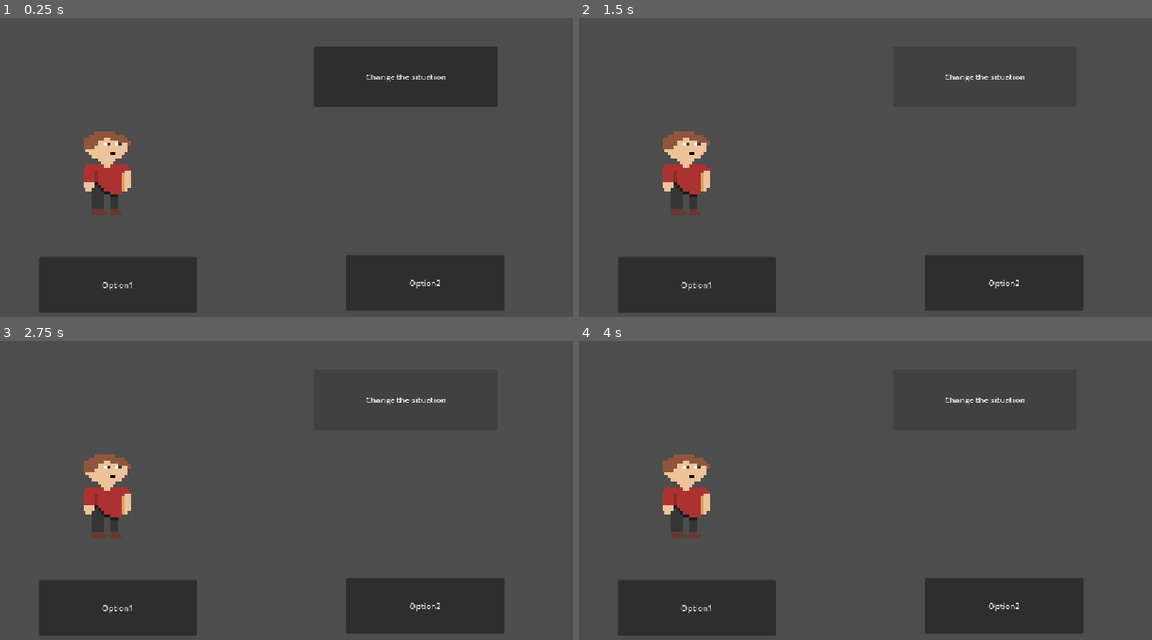
Above: before the commit, frames 1-4 (two rows, left to right).
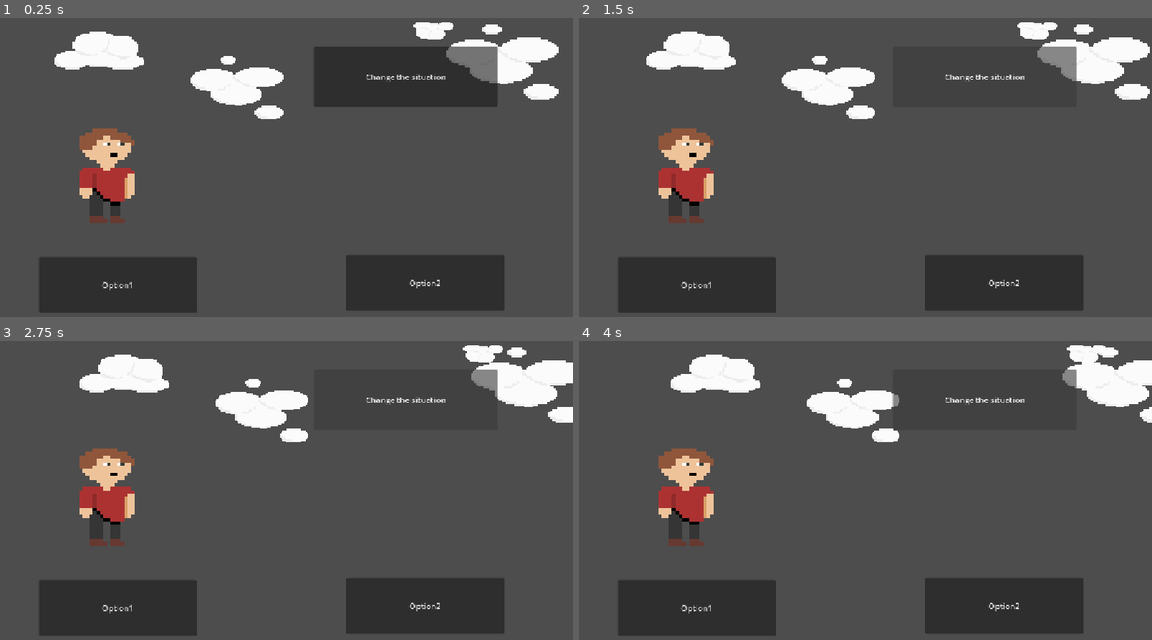
Above: after the commit, the same moments.

Repository: 1want-to-know/the-cult-game
Game: Godot game, scene res://scenes/the_game.tscn
Two runs of this game, one before a commit and one after it. Both use one fixed random seed, a clock stepped at 60 frames per second and the inputs below.
Inputs:
- Up to frame 1 (0.25 s): no input
- Up to frame 2 (1.5 s): click "Change the situation" at 0.5 s; click "Change the situation" at 1.25 s
- Up to frame 3 (2.75 s): click "Change the situation" at 2 s
- Up to frame 4 (4 s): no input

The runs differ from the first frame. In frame 1, 6.9% of the frame differs, in the area x 9-98%, y 1-69%; in frame 2, 6.9%, in the area x 11-100%, y 1-69%; in frame 3, 6.7%; in frame 4, 6.4%.

Commit message:
Added some music, paralax of clouds

Diff:
--- a/characters/main_character.tscn
+++ b/characters/main_character.tscn
@@ -2,8 +2,33 @@
 
 [ext_resource type="Texture2D" uid="uid://b34fe8nbgripi" path="res://images/char1.png" id="1_yh2br"]
 
+[sub_resource type="AtlasTexture" id="AtlasTexture_yh2br"]
+atlas = ExtResource("1_yh2br")
+region = Rect2(0, 0, 32, 32)
+
+[sub_resource type="AtlasTexture" id="AtlasTexture_7je4q"]
+atlas = ExtResource("1_yh2br")
+region = Rect2(32, 0, 32, 32)
+
+[sub_resource type="SpriteFrames" id="SpriteFrames_ewkdj"]
+resource_local_to_scene = true
+animations = [{
+"frames": [{
+"duration": 1.0,
+"texture": SubResource("AtlasTexture_yh2br")
+}, {
+"duration": 1.0,
+"texture": SubResource("AtlasTexture_7je4q")
+}],
+"loop": 1,
+"name": &"default",
+"speed": 2.0
+}]
+
 [node name="main_character" type="Node2D" unique_id=1977380040]
 
-[node name="Char1" type="Sprite2D" parent="." unique_id=1312965854]
-scale = Vector2(6, 6)
-texture = ExtResource("1_yh2br")
+[node name="char1" type="AnimatedSprite2D" parent="." unique_id=328888923]
+scale = Vector2(7, 7)
+sprite_frames = SubResource("SpriteFrames_ewkdj")
+autoplay = "default"
+frame_progress = 0.6821635
--- a/scenes/the_game.tscn
+++ b/scenes/the_game.tscn
@@ -4,9 +4,42 @@
 [ext_resource type="Script" uid="uid://b350i2m6cwmpl" path="res://codes/the_game.gd" id="1_i7k80"]
 [ext_resource type="PackedScene" uid="uid://dag2xhej8rj54" path="res://scenes/user_ui.tscn" id="2_v8ewd"]
 [ext_resource type="Script" uid="uid://bqjedugjjywuj" path="res://codes/chts.gd" id="4_4hf38"]
+[ext_resource type="Texture2D" uid="uid://bdylt2aew6vnl" path="res://images/cloud_basic1.png" id="5_8hem6"]
+[ext_resource type="Texture2D" uid="uid://1ewrrpoux1ic" path="res://images/cloud_basic2.png" id="6_q43lf"]
 
 [node name="the_game" type="Node2D" unique_id=2075177200]
 script = ExtResource("1_i7k80")
+
+[node name="Parallax2D" type="Parallax2D" parent="." unique_id=1794905337]
+scroll_offset = Vector2(-1272, 8)
+repeat_size = Vector2(1280, 0)
+autoscroll = Vector2(20, 0)
+
+[node name="CloudBasic1" type="Sprite2D" parent="Parallax2D" unique_id=162775808]
+position = Vector2(187, 73)
+scale = Vector2(2.58, 2.58)
+texture = ExtResource("5_8hem6")
+
+[node name="CloudBasic2" type="Sprite2D" parent="Parallax2D" unique_id=1727929172]
+position = Vector2(462, 140)
+scale = Vector2(2.89, 2.89)
+texture = ExtResource("6_q43lf")
+
+[node name="CloudBasic4" type="Sprite2D" parent="Parallax2D" unique_id=306285056]
+position = Vector2(995, 88)
+scale = Vector2(3.4714286, 3.46)
+texture = ExtResource("6_q43lf")
+
+[node name="Parallax2D2" type="Parallax2D" parent="." unique_id=1621334642]
+scroll_offset = Vector2(-1011, -19)
+repeat_size = Vector2(1280, 0)
+autoscroll = Vector2(40, 0)
+
+[node name="CloudBasic3" type="Sprite2D" parent="Parallax2D2" unique_id=716017098]
+position = Vector2(592, 59)
+rotation = -3.1415925
+scale = Vector2(1.1466169, 1.2555791)
+texture = ExtResource("5_8hem6")
 
 [node name="user_ui" parent="." unique_id=1966084794 instance=ExtResource("2_v8ewd")]
 offset_top = 1.0
Binary file changed: images/char1.png
Binary file added: images/cloud_basic1.png
Not shown, added: images/cloud_basic1.png.import
Binary file added: images/cloud_basic2.png
Not shown, added: images/cloud_basic2.png.import
Binary file added: images/cloud_basic_firehug.png
Not shown, added: images/cloud_basic_firehug.png.import
Not shown, added: music/bells.wav.import
Not shown, added: music/main-music1_4.wav.import
Not shown, added: music/main-music2_1.wav.import
Not shown, added: music/main-music3.wav.import
Not shown, added: music/run-my-boy.wav.import
(and 7 more such lines)
